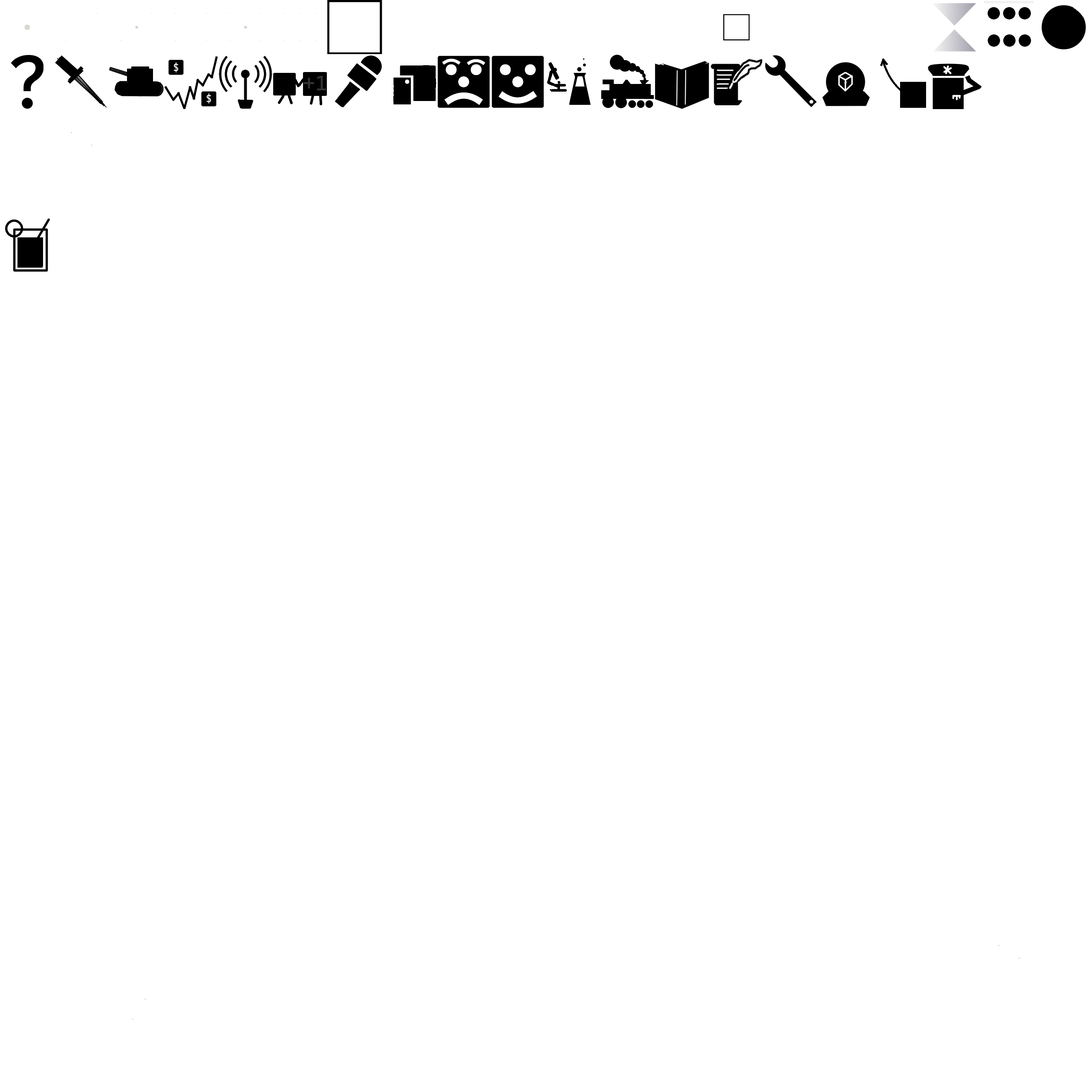
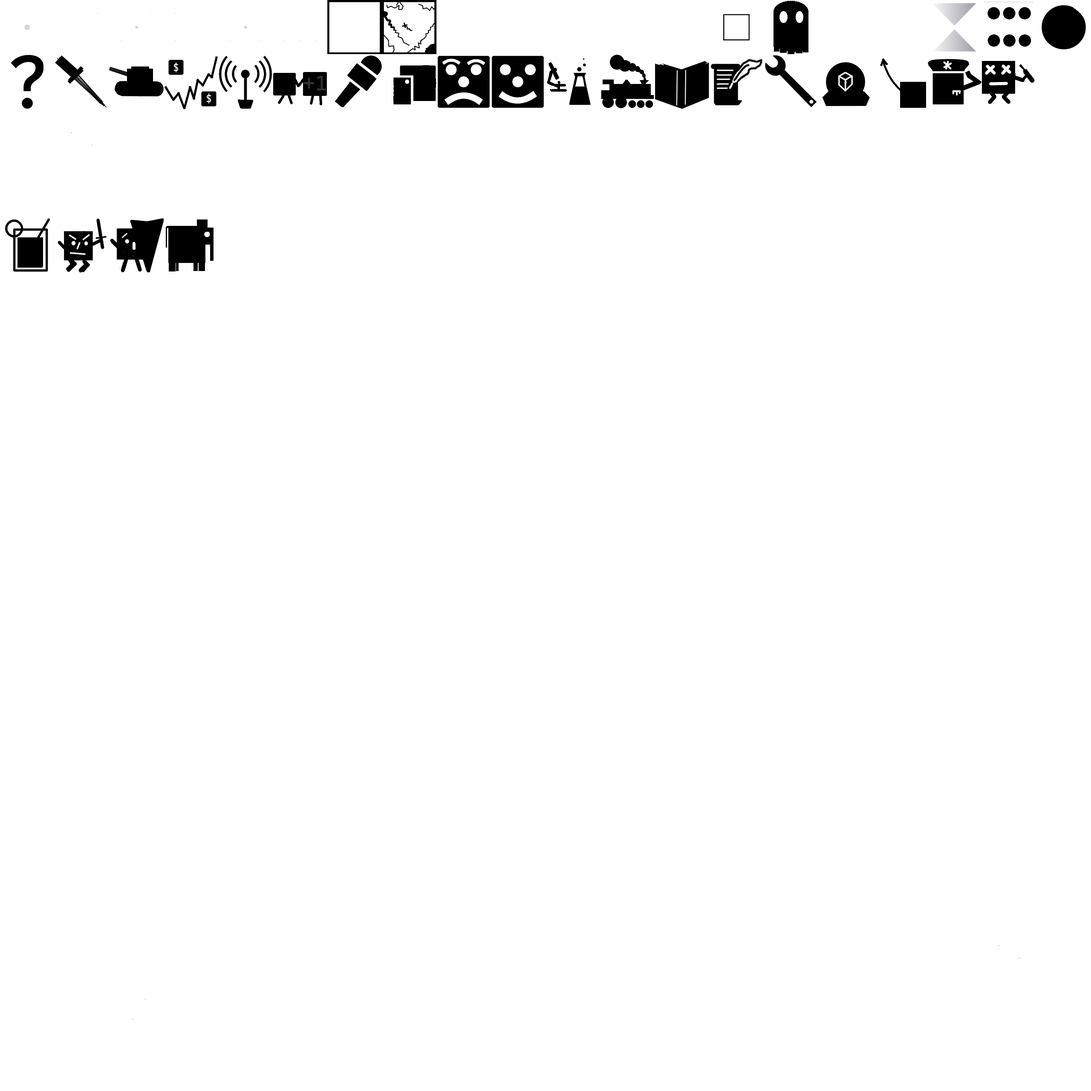
Revision of a layered 1091x1091 image; what changed, layer by layer:
painted on "Upgrades_Paint" over [57, 0, 1036, 273]
